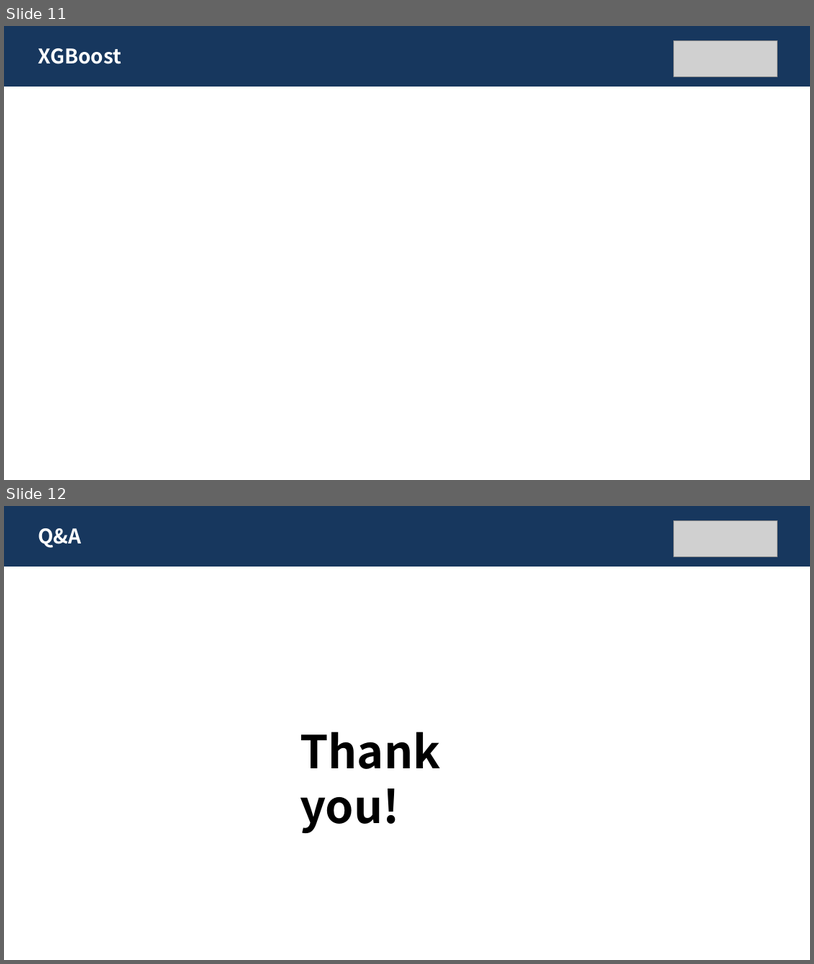
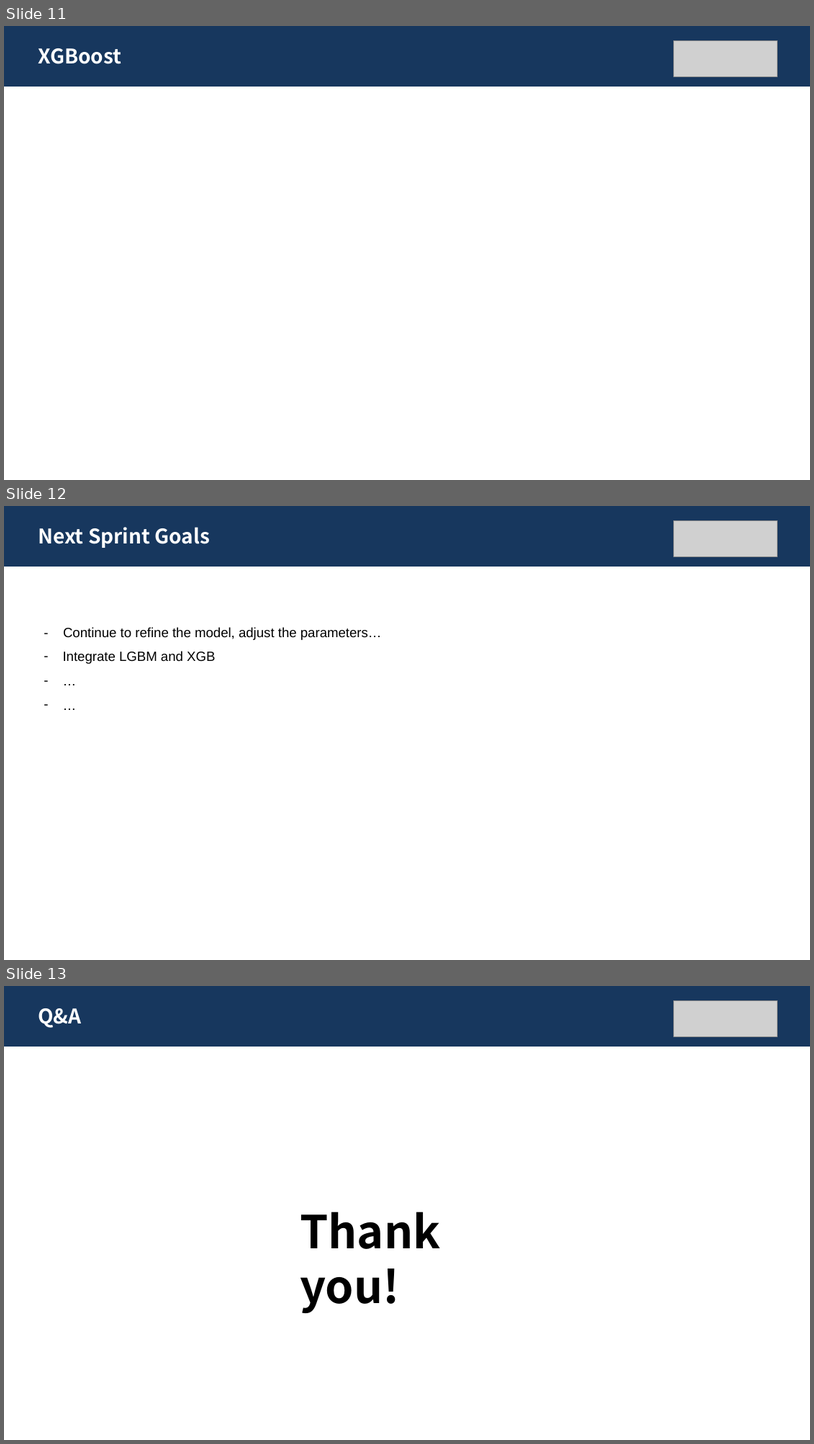
Before and after one commit to licao2998/EC601-A1-04, a slide deck: Sprint 3/Sprint3.pptx. Shown one above the other, each under a label of ours: slides 11 and 12 before the commit, slides 11, 12 and 13 after it. The pictures are 814x964 and 814x1444 pixels, drawn with LibreOffice and Linux fonts; fonts in the diff are those of the drawing; grey boxes stand for pictures; background and template pictures are left out. Boxes give left, top, right and bottom in pixels: in the first picture for what was removed or moved away, otherwise in the second. Text is boxed around its words. In the diff, an @@ line names an element or a change of style, - is before the commit and + after.

```diff
--- a/Sprint 3/Sprint3.pptx
+++ b/Sprint 3/Sprint3.pptx
@@ slide 12 added at (4,506,810,960), background #FFFFFF; not listed: 1 template element that a slide beside it also shows @@
@@ text added at (38,527,209,548), 24 pt, text #FFFFFF, bold @@
+Next Sprint Goals
@@ picture added at (674,520,778,557) @@
@@ text added at (63,627,382,664), 16 pt, text #000000 @@
+- Continue to refine the model, adjust the parameters…
+– Integrate LGBM and XGB
+– …
+– …
@@ what was slide 12 is now slide 13 @@
```
